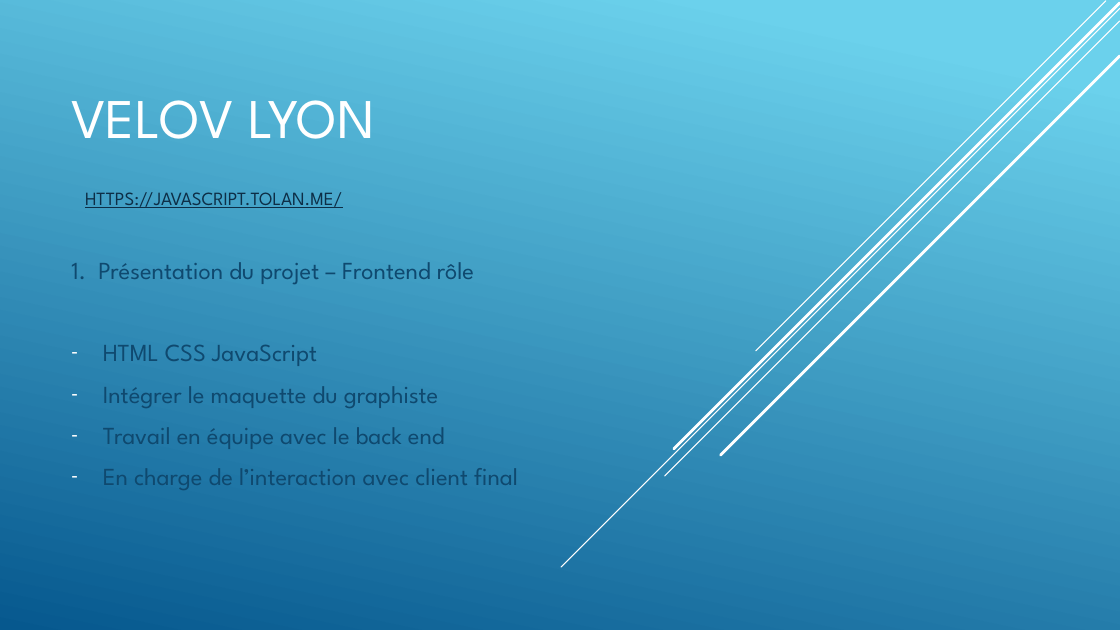
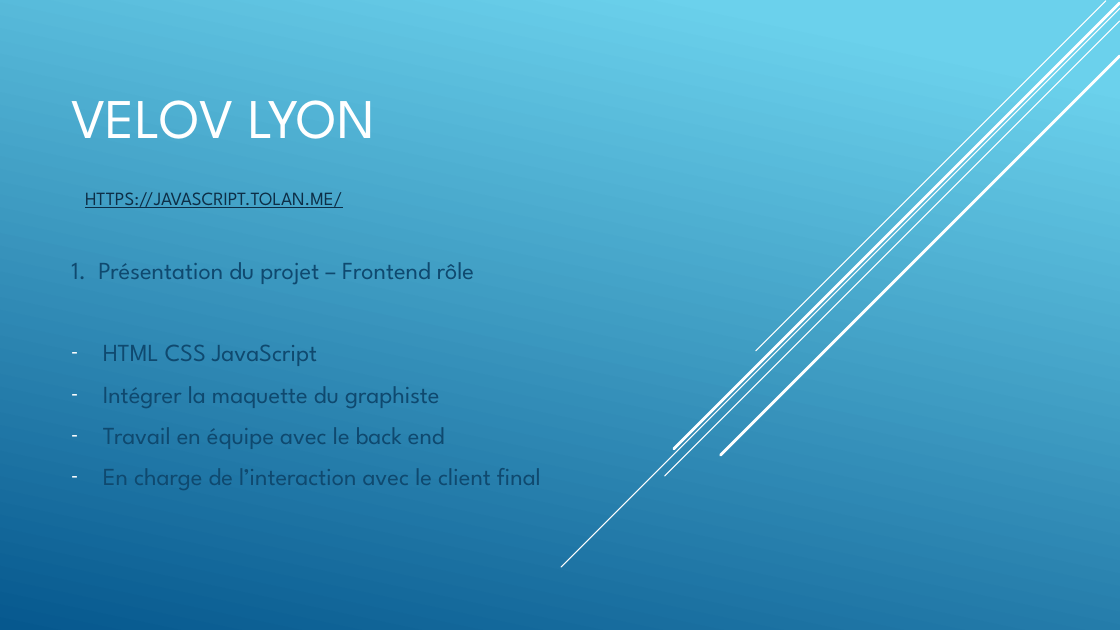
Before and after one commit to btolan-karudev/oc-velo, a slide deck: slide 1 of VELOvBenjaminTolanLivraleppt.pptx. Drawn at 1120x630 pixels with LibreOffice and Linux fonts; fonts in the diff are those of the drawing. Boxes give left, top, right and bottom in pixels: in the first picture for what was removed or moved away, otherwise in the second. Text is boxed around its words. In the diff, an @@ line names an element or a change of style, - is before the commit and + after.

```diff
--- a/VELOvBenjaminTolanLivraleppt.pptx
+++ b/VELOvBenjaminTolanLivraleppt.pptx
@@ subtitle at [103, 386, 439, 408]: text changed @@
-– Intégrer le maquette du graphiste
+– Intégrer la maquette du graphiste
@@ subtitle at [103, 468, 541, 490]: text changed @@
-– En charge de l’interaction avec client final
+– En charge de l’interaction avec le client final
```
Also in this commit, not shown: 2 other slides changed, 3 other files.
